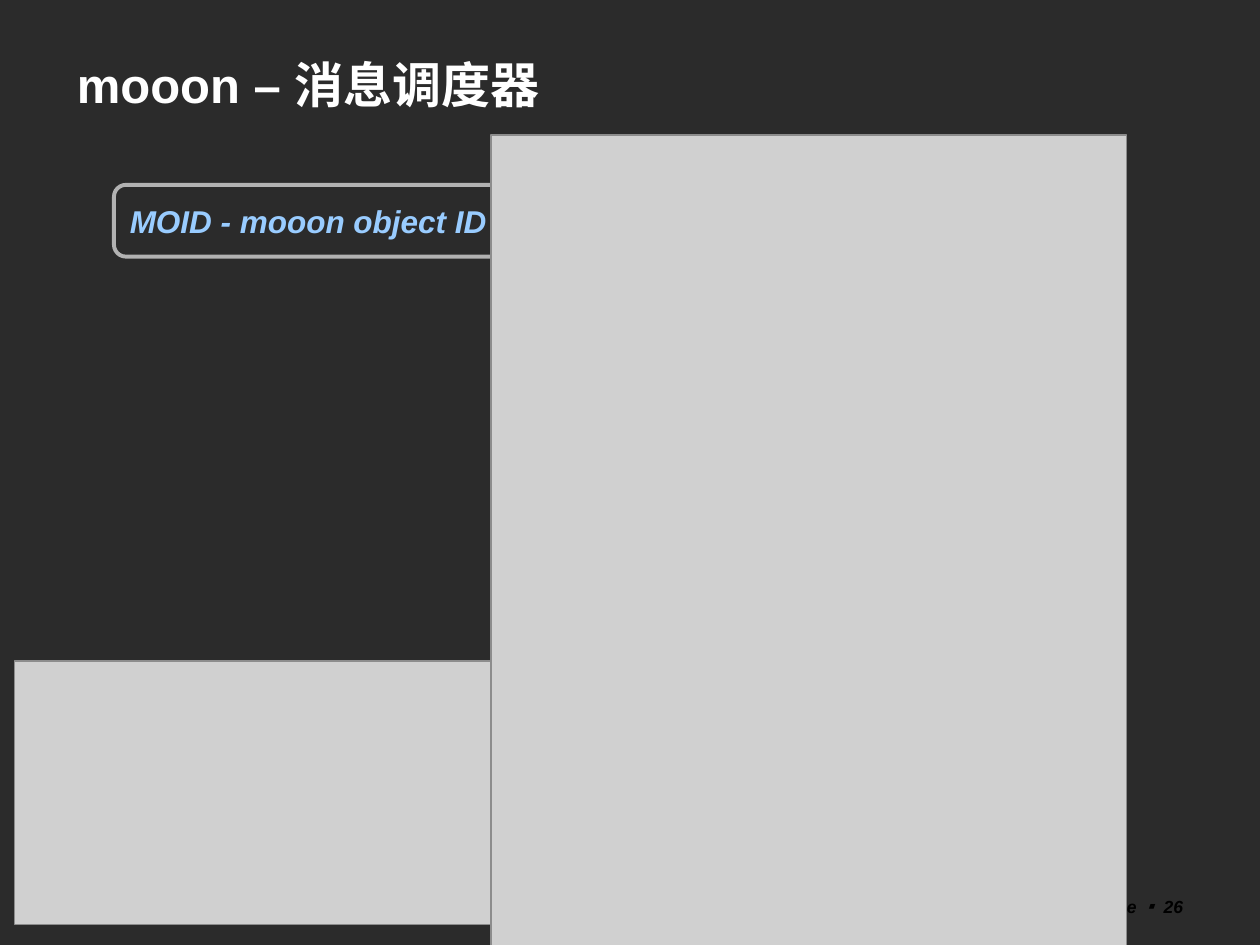
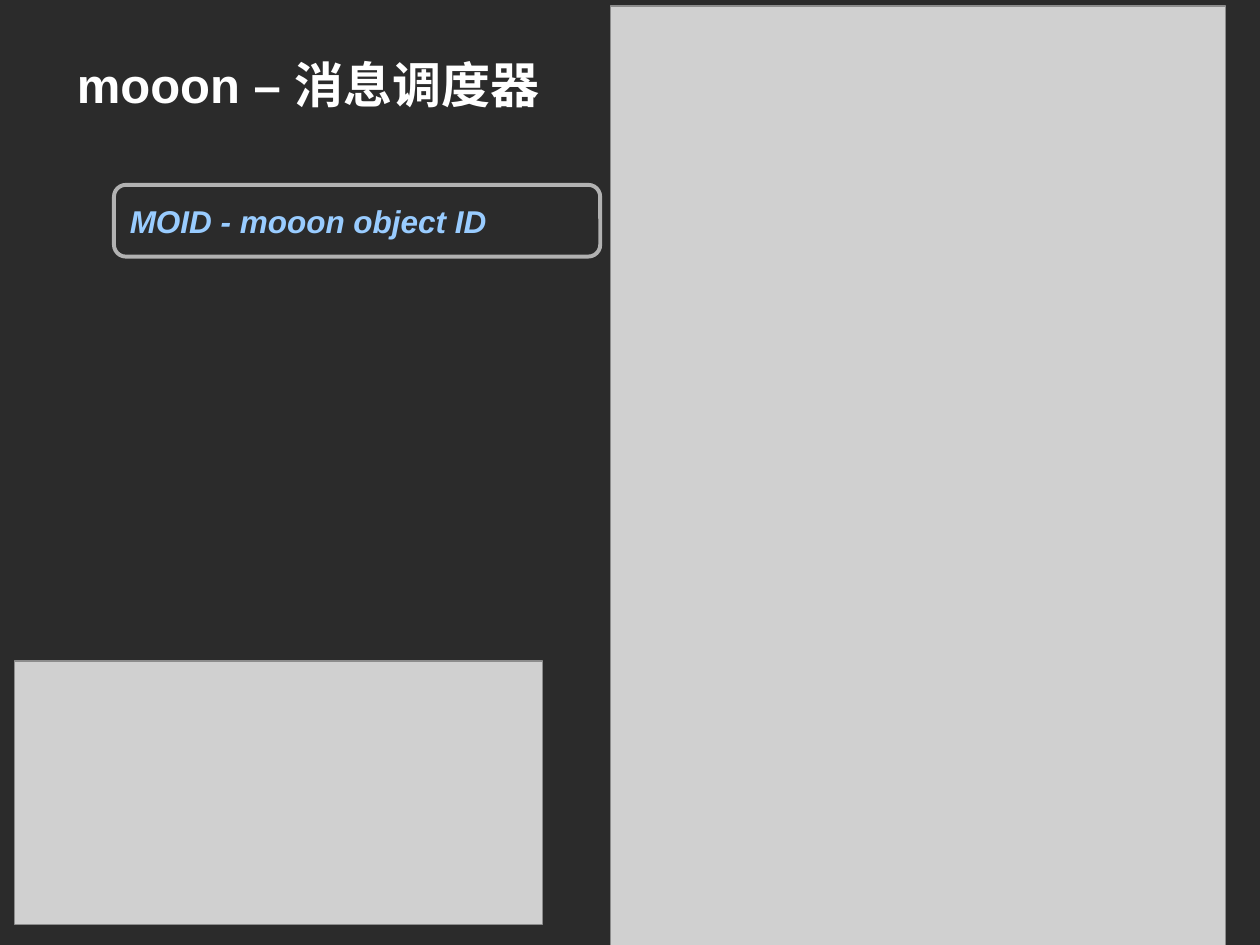
Before and after one commit to shtzr840329/mooon, a slide deck: slide 26 of distributed_platform/docs/mooon.ppt. Drawn at 1260x945 pixels with LibreOffice and Linux fonts; fonts in the diff are those of the drawing; grey boxes stand for pictures; background and template pictures are left out; a plain dark background stands for a picture behind light text. Boxes give left, top, right and bottom in pixels: in the first picture for what was removed or moved away, otherwise in the second. Text is boxed around its words. In the diff, an @@ line names an element or a change of style, - is before the commit and + after.

```diff
--- a/distributed_platform/docs/mooon.ppt
+++ b/distributed_platform/docs/mooon.ppt
@@ picture: place and size @@
-picture at [491, 135, 1126, 945]
+picture at [610, 6, 1225, 945]
@@ page number removed at [1095, 899, 1183, 917] @@
-Page ▪ 26
```
Also in this commit, not shown: 2 other slides changed.
